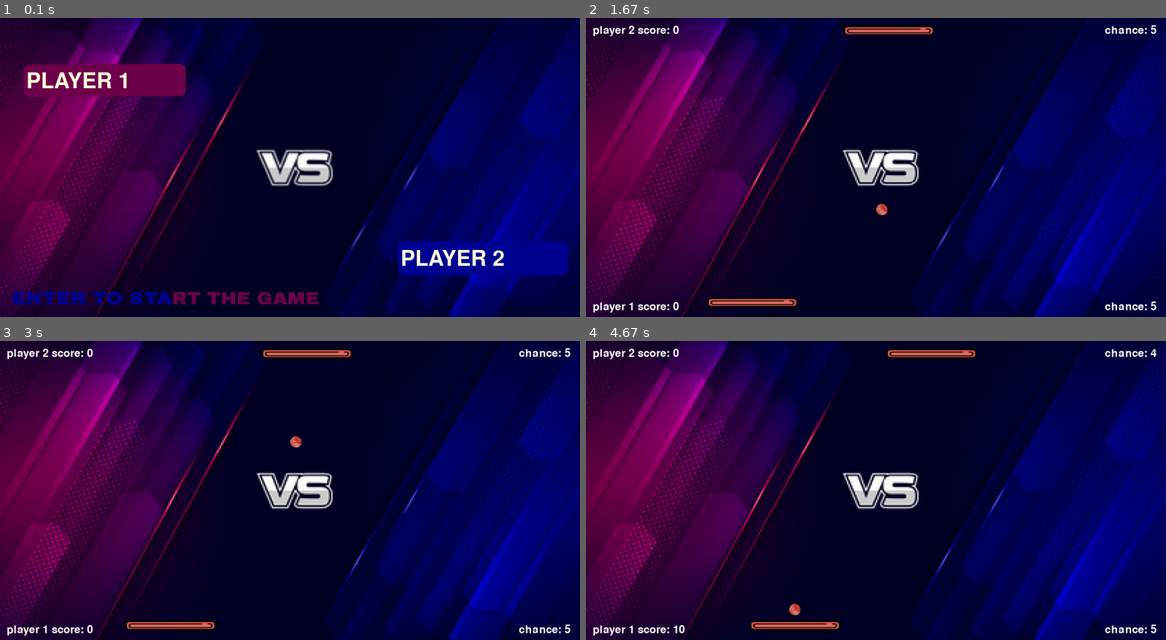
Above: before the commit, frames 1-4 (two rows, left to right).
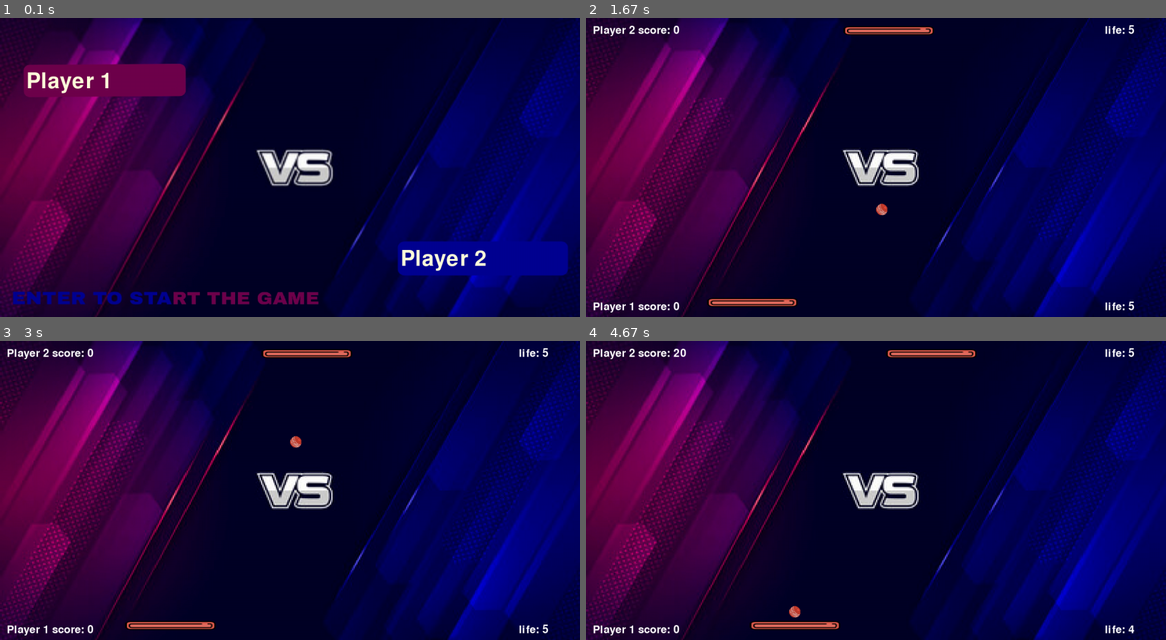
Above: after the commit, the same moments.

Repository: aqibfrz/Mini-project
Game: pygame game, started from main.py
Same seed, same stepped clock (60 frames per second), same inputs: the game is played once before the commit and once after it.
Inputs:
- Up to frame 1 (0.1 s): no input
- Up to frame 2 (1.67 s): tap Enter at 0.33 s; hold D 0.67-1.2 s; hold Left 0.67-1.2 s; hold Left from 1.23 s (still down); hold A from 1.23 s (still down)
- Up to frame 3 (3 s): release Left at 1.77 s; release A at 1.77 s; hold Left 1.8-2.2 s; hold A 1.8-2.2 s; hold Right 2.23-2.87 s; hold D 2.23-2.87 s; hold Left from 2.9 s (still down); hold A from 2.9 s (still down)
- Up to frame 4 (4.67 s): release Left at 3.37 s; release A at 3.37 s; hold Right 3.4-3.87 s; hold D 3.4-3.87 s; hold Right 3.9-4.37 s; hold D 3.9-4.37 s; hold Left from 4.4 s (still down); hold A from 4.4 s (still down)

The runs differ from the first frame. In frame 1, 0.9% of the frame differs, in the area x 7-87%, y 18-85%; in frame 2, 0.7%; in frame 3, 0.7%; in frame 4, 0.8%.

Commit message:
for mini project

Diff:
--- a/ball.py
+++ b/ball.py
@@ -12,6 +12,7 @@
         self.screen = screen
         self.image = pygame.image.load('ping-pong.png')
         self.image = pygame.transform.scale(self.image, (25, 25))
+        self.whoHasBall = 'PLAYER1'
         list1 = [1, 2, 3]
         r1 = random.choice(list1)
         if r1 == 1:
@@ -21,7 +22,6 @@
         elif r1 == 3:
             self.moveDirection = 'UP-RIGHT'
         self.isMoving = False
-
 
     def moveLeft(self):
         self.x = self.x - self.speed
@@ -43,50 +43,51 @@
             elif self.moveDirection == 'DOWN-RIGHT':
                 self.moveDirection = 'DOWN-LEFT'
 
-    def moveUp(self,player1: Player):
+    def moveUp(self, player1: Player, player2: Player):
         self.y = self.y - self.speed
         # Detect collision with screen up
         if self.y < 0:
-            player1.increase()
+            player1.decreaseLife()
+            player2.increaseScore()
+            player2.increaseScore()
+            self.whoHasBall = 'PLAYER1'
             self.isMoving = False
-            # self.y = 0
-            # # Player 1 won
-            # self.moveDirection = 'DOWN'
 
-    def moveDown(self,player2: Player):
+    def moveDown(self, player1: Player, player2: Player):
         self.y = self.y + self.speed
         # Detect collision with screen down
         if self.y > (self.screen.get_height() - self.image.get_height()):
-            player2.increase()
+            player2.decreaseLife()
+            player1.increaseScore()
+            player1.increaseScore()
+            self.whoHasBall = 'PLAYER2'
             self.isMoving = False
-            # Player 2 won
-            # self.y = self.screen.get_height() - self.image.get_height()
-            # self.moveDirection = 'UP'
 
     def draw(self):
-        self.screen.blit(self.image, (self.x, self.y ))
+        self.screen.blit(self.image, (self.x, self.y))
 
     def update(self, player1: Player, player2: Player):
         if self.isMoving:
             if self.moveDirection == 'UP':
-                self.moveUp(player1)
+                self.moveUp(player1, player2)
             elif self.moveDirection == 'DOWN':
-                self.moveDown(player2)
+                self.moveDown(player1, player2)
             elif self.moveDirection == 'UP-RIGHT':
-                self.moveUp(player1)
+                self.moveUp(player1, player2)
                 self.moveRight()
             elif self.moveDirection == 'DOWN-RIGHT':
-                self.moveDown(player2)
+                self.moveDown(player1, player2)
                 self.moveRight()
             elif self.moveDirection == 'UP-LEFT':
-                self.moveUp(player1)
+                self.moveUp(player1, player2)
                 self.moveLeft()
             elif self.moveDirection == 'DOWN-LEFT':
-                self.moveDown(player2)
+                self.moveDown(player1, player2)
                 self.moveLeft()
 
-            if (self.y >= player2.y and self.y <= player2.y + player2.image.get_height()) and (self.x >=player2.x and self.x<=player2.x+player2.image.get_width()):
-                # player2.increase()
+            if (self.y >= player2.y and self.y <= player2.y + player2.image.get_height()) \
+                    and (self.x >= player2.x and self.x <= player2.x + player2.image.get_width()):
+                player2.increaseScore()
                 if self.moveDirection == 'UP':
                     list1 = [1, 2, 3]
                     r1 = random.choice(list1)
@@ -98,8 +99,9 @@
                         self.moveDirection = 'DOWN-RIGHT'
                 else:
                     self.moveDirection = 'DOWN'
-            elif (self.y >= player1.y and self.y <= player1.y + player1.image.get_height()) and (self.x >=player1.x and self.x<=player1.x+player1.image.get_width()):
-                # player1.increase()
+            elif (self.y >= player1.y and self.y <= player1.y + player1.image.get_height()) \
+                    and (self.x >= player1.x and self.x <= player1.x + player1.image.get_width()):
+                player1.increaseScore()
                 if self.moveDirection == 'DOWN':
                     list1 = [1, 2, 3]
                     r1 = random.choice(list1)
@@ -113,7 +115,13 @@
                     self.moveDirection = 'UP'
 
         else:
-            self.x = player1.x + ((player1.image.get_width()/2) - (self.image.get_width()/2))
-            self.y = player1.y - self.image.get_height() - 5
+            if self.whoHasBall == 'PLAYER1':
+                self.moveDirection = 'UP'
+                self.x = player1.x + ((player1.image.get_width() / 2) - (self.image.get_width() / 2))
+                self.y = player1.y - self.image.get_height()
+            else:
+                self.moveDirection = 'DOWN'
+                self.x = player2.x + ((player1.image.get_width() / 2) - (self.image.get_width() / 2))
+                self.y = player2.y + self.image.get_height() + 5
 
         self.draw()
--- a/main.py
+++ b/main.py
@@ -1,17 +1,10 @@
 import pygame
-
 from ball import Ball
 from player import Player
-from single import single1
 
-# name1 = input("Enter player1 name: ")
-# name2 = input("Enter  player2 name: ")
-name1 = "player 1"
-name2 = "player 2"
-
-red = (255, 255, 255)
-black = (0, 0, 0)
-white = (255, 255, 220)
+RED = (255, 255, 255)
+BLACK = (0, 0, 0)
+WHITE = (255, 255, 220)
 final_display_x = 180
 final_display_y = 300
 chance_width = 120
@@ -26,8 +19,6 @@
 background = pygame.image.load('background.jpg')
 welcome = pygame.image.load('bag1.jpg')
 
-
-
 # title and icon.
 pygame.display.set_caption("ping pong")
 icon = pygame.image.load('ping-pong.png')
@@ -38,21 +29,10 @@
     font = pygame.font.SysFont(None, z)
     screen_score = font.render(text, True, color)
     display.blit(screen_score, [x, y])
-#
-# def screen_score1(text, color, x, y):
-#     screen_score = font1.render(text, True, color)
-#     display.blit(screen_score, [x, y])
 
-# game infinite loop.
 
 def game_loop():
     running = True
-    # ball.isMoving = True
-    n = 0
-    nk=0
-    s = 0
-    i = 5
-    j = 5
     player1 = Player(0, display.get_height() - 50, 2.2, display)
     player1.moveToHorizontalCenter()
     player2 = Player(0, 10, 2.2, display)
@@ -60,119 +40,77 @@
     ballX = player1.x + (player1.image.get_width() / 2)
     ball = Ball(ballX, player1.y, 2.5, display)
 
-    with open("highest.txt", "r") as f:
-        highest = f.read()
-    # with open("hiscore.txt", "r") as f:
-    #     hiscore = f.read()
-    # score = 0
-    # chance = 5
-    # highest = 0
-    # hiscore = 0
+    while running:
+        if player1.life == 0:
+            display.fill(BLACK)
+            screen_score("The Winner is PLAYER 1. Press ENTER.", WHITE, final_display_x, final_display_y - 50, font2)
+            for event in pygame.event.get():
+                if event.type == pygame.QUIT:
+                    running = False
+            key = pygame.key.get_pressed()
+            if key[pygame.K_RETURN]:
+                player1.resetScore()
+                player1.resetLife()
+                player2.resetScore()
+                player2.resetLife()
+                game_loop()
+        elif player2.life == 0:
+            display.fill(BLACK)
+            screen_score("The Winner is PLAYER 2. Press ENTER.", WHITE, final_display_x, final_display_y - 50, font2)
+            for event in pygame.event.get():
+                if event.type == pygame.QUIT:
+                    running = False
+            key = pygame.key.get_pressed()
+            if key[pygame.K_RETURN]:
+                player1.resetScore()
+                player1.resetLife()
+                player2.resetScore()
+                player2.resetLife()
+                game_loop()
+        else:
+            for event in pygame.event.get():
+                if event.type == pygame.QUIT:
+                    running = False
 
-    while running:
-        # if s == 0:
-        #     welcome()
-        #     for event in pygame.event.get():
-        #         if event.type == pygame.QUIT:
-        #             running = False
-        #         if event.type == pygame.KEYDOWN:
-        #             if event.key == pygame.K_RETURN:
-        #                 s += 1
-        #                 game_loop()
+            keys = pygame.key.get_pressed()
 
+            if keys[pygame.K_RETURN] or keys[pygame.K_SPACE] and not ball.isMoving:
+                ball.isMoving = True
+            if keys[pygame.K_LEFT]:
+                player1.moveLeft()
+            if keys[pygame.K_RIGHT]:
+                player1.moveRight()
+            if keys[pygame.K_a]:
+                player2.moveLeft()
+            if keys[pygame.K_d]:
+                player2.moveRight()
 
-            # if player2.score > int(highest):
-            #     highest = player2.score
-            # with open("highest.txt", "w") as f:
-            #     f.write(str(highest))
-            # if player1.score > int(hiscore):
-            #     hiscore = player1.score
-            # with open("hiscore.txt", "w") as f:
+            # Draw background
+            newImage = pygame.transform.scale(background, (1300, 660))
+            display.blit(newImage, (0, 0))
 
-        # else:    #     f.write(str(hiscore))
-            if player1.score > n:
-                n+=10
-                i = i-1
-            if player2.score > nk:
-                    nk += 10
-                    j = j-1
-            if i == 0:
-               display.fill(black)
-               screen_score("THE WINNER IS " + name1.upper(), white, final_display_x , final_display_y - 50, font2)
-               # screen_score(name1.upper(), white, final_display_x - 40, final_display_y + 50)
-               for event in pygame.event.get():
-                    if event.type == pygame.QUIT:
-                        running = False
-               key = pygame.key.get_pressed()
-               if key[pygame.K_RETURN]:
-                   player1.score = 0
-                   player2.score = 0
-                   game_loop()
-            elif j == 0:
-               display.fill(black)
-               screen_score("THE WINNER IS " + name2.upper(), white, final_display_x , final_display_y - 50, font2)
-               for event in pygame.event.get():
-                    if event.type == pygame.QUIT:
-                        running = False
-               key = pygame.key.get_pressed()
-               if key[pygame.K_RETURN]:
-                   player1.score = 0
-                   player2.score = 0
-                   game_loop()
+            # Draw players and ball
+            player1.draw()
+            player2.draw()
 
-            else:
-                for event in pygame.event.get():
-                    if event.type == pygame.QUIT:
-                        running = False
-
-                # Key handler
-                # using `pygame.key.get_pressed()` to get continuous motion
-                keys = pygame.key.get_pressed()
-
-                if keys[pygame.K_RETURN] or keys[pygame.K_SPACE] and not ball.isMoving:
-                    ball.isMoving = True
-                if keys[pygame.K_LEFT]:
-                    player1.moveLeft()
-                if keys[pygame.K_RIGHT]:
-                    player1.moveRight()
-                if keys[pygame.K_a]:
-                    player2.moveLeft()
-                if keys[pygame.K_d]:
-                    player2.moveRight()
-
-
-                # Draw background
-                newImage = pygame.transform.scale(background, (1300, 660))
-                display.blit(newImage, (0, 0))
-                # pygame.display.flip()
-
-
-
-        # Draw players and ball
-                player1.draw()
-                player2.draw()
-
-                screen_score(name2 + " " + "score: " + str(player2.score), red, 15, 15, font1) #+ "
-                screen_score(name1 + " " + "score: " + str(player1.score), red, 15, display.get_height() - 35, font1) #+ "                                                                     high score: " + str(highest), red, 15, display.get_height() - 40)
-                screen_score("chance: " + str(i), red, (display.get_width() - 15) - chance_width, 15, font1)
-                screen_score("chance: " + str(j), red, (display.get_width() - 15) - chance_width, display.get_height() - 35, font1)
-                ball.update(player1, player2)
-            pygame.display.update()
+            screen_score("Player 2 score: " + str(player2.score), RED, 15, 15, font1)  # + "
+            screen_score("Player 1 score: " + str(player1.score), RED, 15, display.get_height() - 35, font1)
+            screen_score("life: " + str(player2.life), RED, (display.get_width() - 15) - chance_width, 15, font1)
+            screen_score("life: " + str(player1.life), RED, (display.get_width() - 15) - chance_width, display.get_height() - 35,
+                         font1)
+            ball.update(player1, player2)
+        pygame.display.update()
 
     pygame.quit()
     quit()
 
-# game_loop()
+
 run = True
 while run:
-    # display.fill(black)
     a = pygame.transform.scale(welcome, (1300, 660))
     display.blit(a, (0, 0))
-    # screen_score("WELCOME TO GAME", white, display.get_width()/4.2, display.get_height()/13, font2)
-    # screen_score("&", white, display.get_width()/2.3, display.get_height()/2.05, font2+20)
-    # screen_score("ENTER TO STAR GAME", white, display.get_width()/2.8, display.get_height()/1.1, font2 - 50)
-    screen_score(name1.upper(), white, display.get_width()/22, display.get_height()/5.65, font2)
-    screen_score(name2.upper(), white, display.get_width()/1.447, display.get_height()/1.297, font2)
+    screen_score("Player 1", WHITE, display.get_width() / 22, display.get_height() / 5.65, font2)
+    screen_score("Player 2", WHITE, display.get_width() / 1.447, display.get_height() / 1.297, font2)
     for event in pygame.event.get():
         if event.type == pygame.QUIT:
             run = False
--- a/player.py
+++ b/player.py
@@ -1,19 +1,31 @@
 import pygame
 
+
 class Player:
-    def __init__(self, xPosition:int, yPosition:int, speed : float, screen:pygame.Surface) -> None:
+    def __init__(self, xPosition: int, yPosition: int, speed: float, screen: pygame.Surface) -> None:
         self.x = xPosition  # self.x is the top left corner's x position of the image
         self.y = yPosition  # self.y is the top left corner's y position of the image
         self.speed = speed + 2.5
         self.screen = screen
         self.image = pygame.image.load('player.png')
         self.score = 0
+        self.life = 5
         self.image = pygame.transform.scale(self.image, (200, 25))
 
-    def increase(self):
+    def increaseScore(self):
         self.score += 10
+
+    def resetScore(self):
+        self.score = 0
+
+    def decreaseLife(self):
+        self.life -= 1
+
+    def resetLife(self):
+        self.life = 5
+
     def draw(self):
-        self.screen.blit(self.image, (self.x, self.y+5))
+        self.screen.blit(self.image, (self.x, self.y + 5))
 
     def moveLeft(self):
         self.x = self.x - self.speed
--- a/single.py
+++ /dev/null
@@ -1,14 +0,0 @@
-import pygame
-
-class single1:
-    def __init__(self, xPosition:int, yPosition:int, speed : float, screen:pygame.Surface) -> None:
-        self.x = xPosition  # self.x is the top left corner's x position of the image
-        self.y = yPosition  # self.y is the top left corner's y position of the image
-        self.speed = speed + 2.5
-        self.screen = screen
-        self.image = pygame.image.load('player.png')
-        self.score = 0
-        self.image = pygame.transform.scale(self.image, (1700, 10))
-
-    def draw(self):
-        self.screen.blit(self.image, (self.x, self.y))
